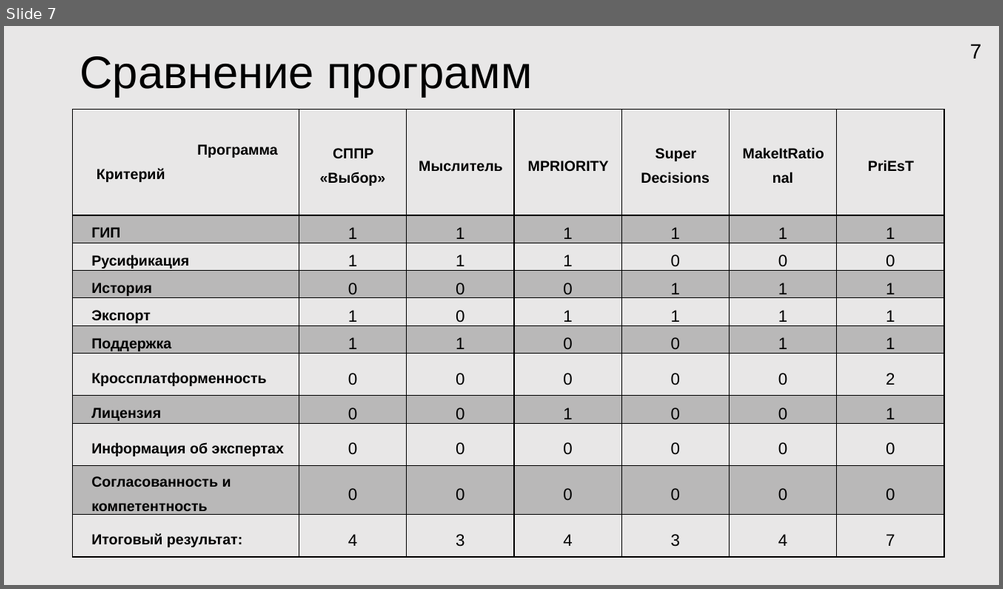
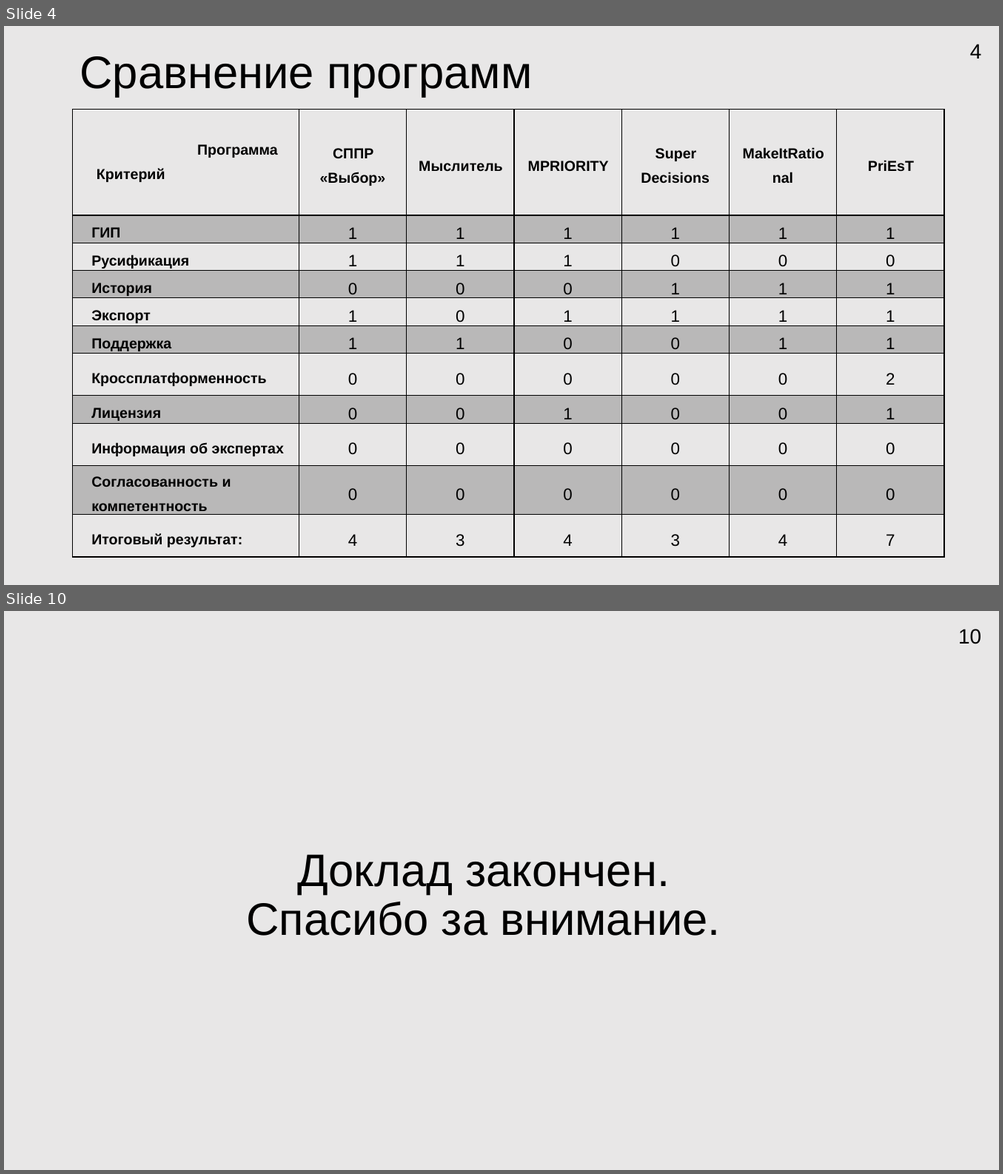
Before and after one commit to HORNetpy/testgitrepo, a slide deck: Docs/Мои документы/Презентация Microsoft PowerPoint.pptx. Shown one above the other, each under a label of ours: slide 7 before the commit, slides 4 and 10 after it; the slides between them are not shown. The pictures are 1003x589 and 1003x1174 pixels, drawn with LibreOffice and Linux fonts; fonts in the diff are those of the drawing. Boxes give left, top, right and bottom in pixels: in the first picture for what was removed or moved away, otherwise in the second. Text is boxed around its words. In the diff, an @@ line names an element or a change of style, - is before the commit and + after.

```diff
--- a/Docs/Мои документы/Презентация Microsoft PowerPoint.pptx
+++ b/Docs/Мои документы/Презентация Microsoft PowerPoint.pptx
@@ slide 10 added at bbox=[4, 611, 999, 1170], background #E9E7E7 @@
@@ page number added at bbox=[958, 629, 981, 644], 20 pt, text #000000 @@
+10
@@ title added at bbox=[246, 854, 720, 936], 44 pt, text #000000 @@
+Доклад закончен.
+Спасибо за внимание.
@@ what was slide 7 is now slide 4 @@
@@ page number at bbox=[970, 44, 982, 59]: text changed @@
-7
+4
```
Also in this commit, not shown: 5 slides changed, 2 other slides added, 13 slides removed, 13 other files.
